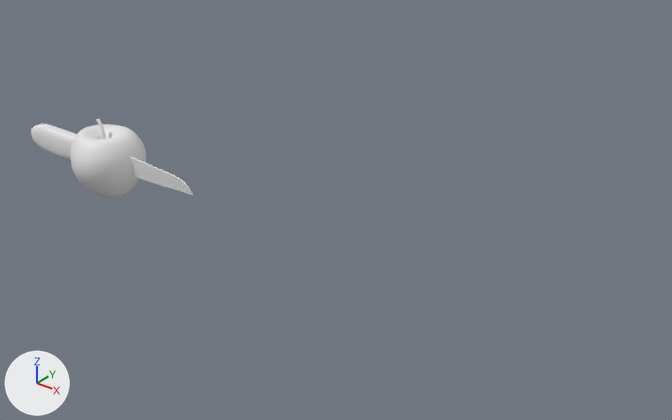
The Blender file Apples/apple_scene_01.blend as it was, and as the next commit left it.
The view is the same before and after, from a camera (50 mm lens) standing at (6.32, -4.82, 3.51) and looking at (2.23, 0.48, 0.02). The lights are fixed; the arrows at lower left show +X, +Y and +Z. The same objects are shown in both versions, whatever each file hides.

Names of what the first picture shows: 'apple', 'knife_blade', 'knife_handle'.
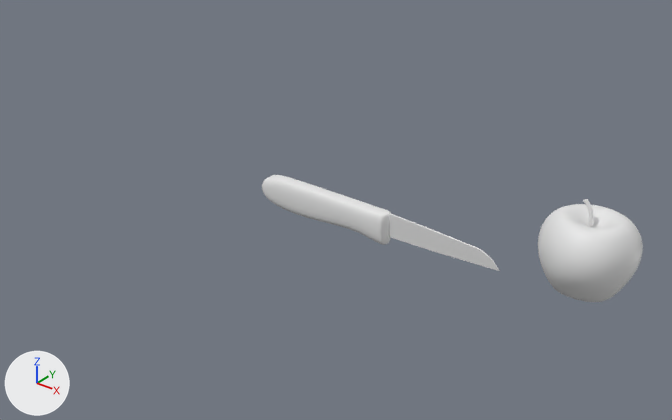
Diff of the bpy script that builds the scene:
```diff
--- a/Apples/apple_scene_01.blend.py
+++ b/Apples/apple_scene_01.blend.py
@@ ob_apple @@
 ob_apple = bpy.data.objects.new('apple', me_sphere_001)
-ob_apple.location = (0.0, 0.0, 0.0)
+ob_apple.location = (4.325, 0.567, 0.309)
 _m = ob_apple.modifiers.new('Subdivision', 'SUBSURF')
@@ ob_knife_handle @@
 ob_knife_handle = bpy.data.objects.new('knife_handle', me_cube_003)
-ob_knife_handle.location = (-0.449, 0.005, 0.0)
+ob_knife_handle.location = (2.304, 0.243, 0.166)
 _m = ob_knife_handle.modifiers.new('Subdivision', 'SUBSURF')
```

Changed parts and their boxes [x1, y1, x2, y2] in the pictures (672 x 420 px):
'apple', moved: before [71, 119, 146, 197]; after [538, 199, 643, 302]
'knife_handle', moved: before [31, 123, 77, 160]; after [262, 175, 391, 245]
'knife_blade', moved: before [74, 135, 194, 196]; after [324, 191, 499, 271]
